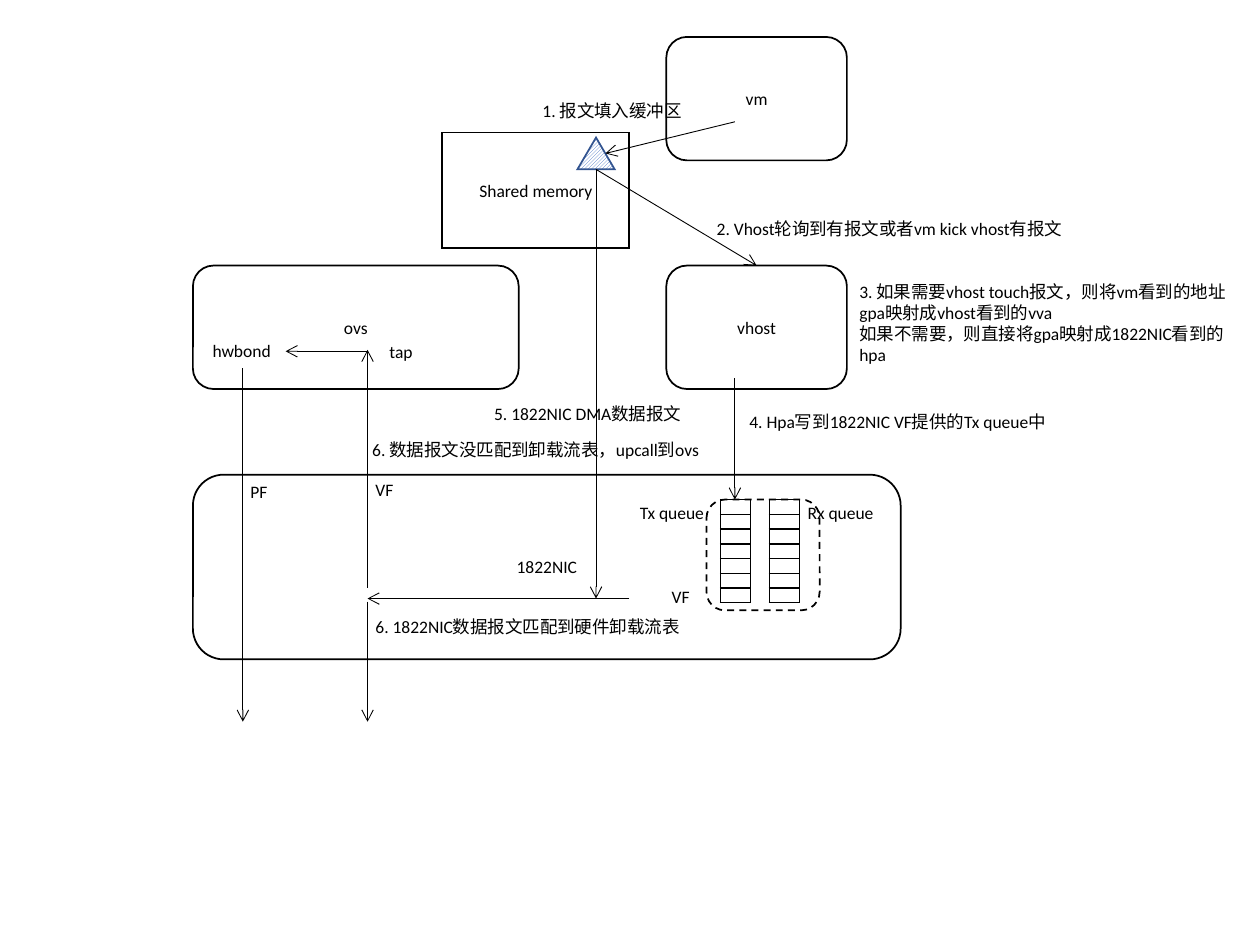
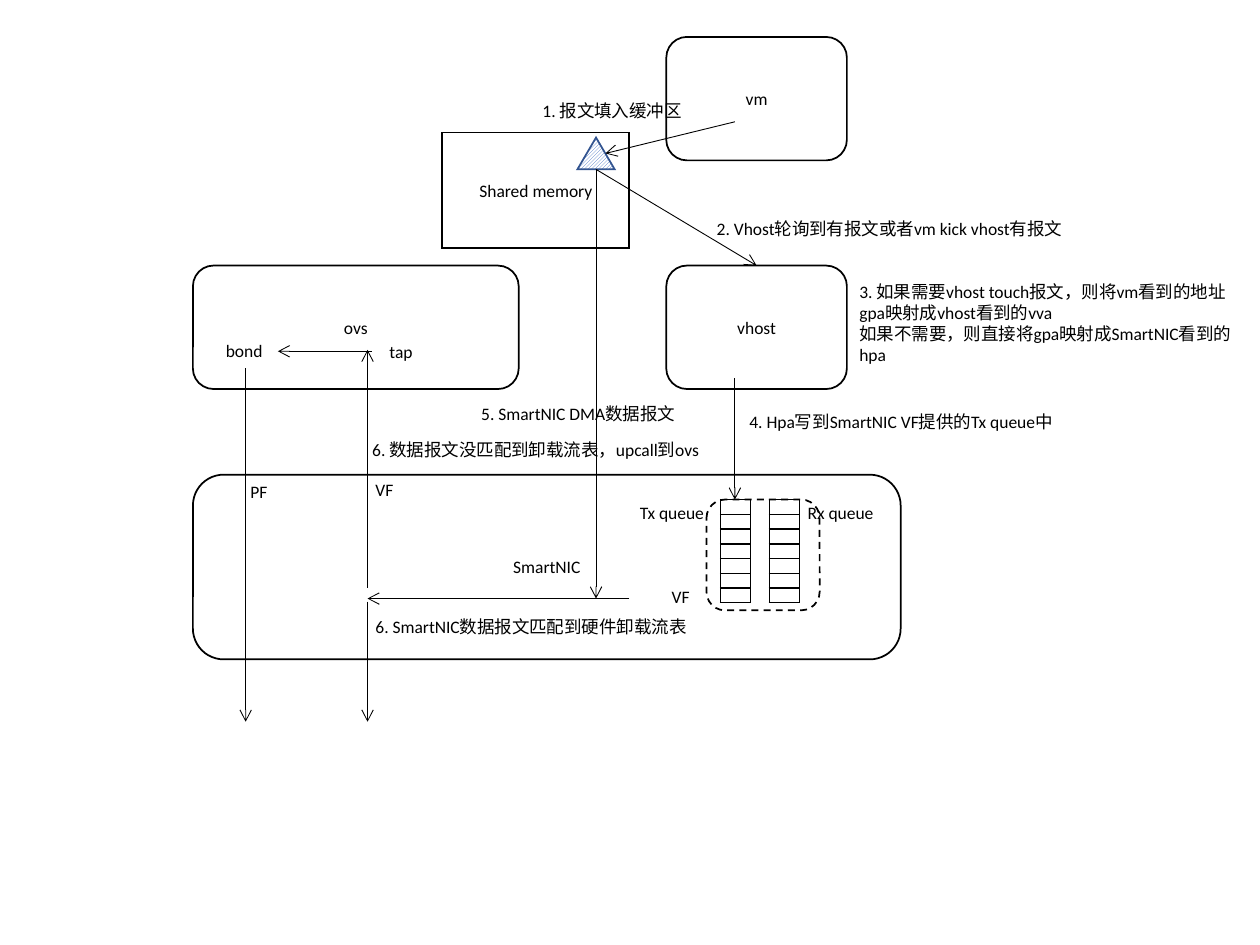
Before and after one commit to movetobe/xxx, a slide deck: slide 4 of xxx.pptx (slide 11 before the commit). Drawn at 1260x945 pixels with LibreOffice and Linux fonts; fonts in the diff are those of the drawing. Boxes give left, top, right and bottom in pixels: in the first picture for what was removed or moved away, otherwise in the second. Text is boxed around its words. In the diff, an @@ line names an element or a change of style, - is before the commit and + after.

```diff
--- a/xxx.pptx
+++ b/xxx.pptx
@@ text at (x1=859, y1=325, x2=1231, y2=343): text changed @@
-如果不需要，则直接将gpa映射成1822NIC看到的hpa
+如果不需要，则直接将gpa映射成SmartNIC看到的hpa
@@ text at (x1=226, y1=345, x2=263, y2=357): text changed @@
-hwbond
+bond
@@ arrow moved from (368, 352) - (286, 352) to (372, 352) - (278, 352) @@
@@ text at (x1=481, y1=406, x2=675, y2=425): text changed @@
-5. 1822NIC DMA数据报文
+5. SmartNIC DMA数据报文
@@ text at (x1=749, y1=414, x2=1052, y2=431): text changed @@
-4. Hpa写到1822NIC VF提供的Tx queue中
+4. Hpa写到SmartNIC VF提供的Tx queue中
@@ text in rounded rectangle at (x1=513, y1=561, x2=580, y2=573): text changed @@
-1822NIC
+SmartNIC
@@ text at (x1=375, y1=618, x2=687, y2=635): text changed @@
-6. 1822NIC数据报文匹配到硬件卸载流表
+6. SmartNIC数据报文匹配到硬件卸载流表
```
Also in this commit, not shown: 5 other slides changed, 11 slides added, 3 slides removed, 19 other files.
